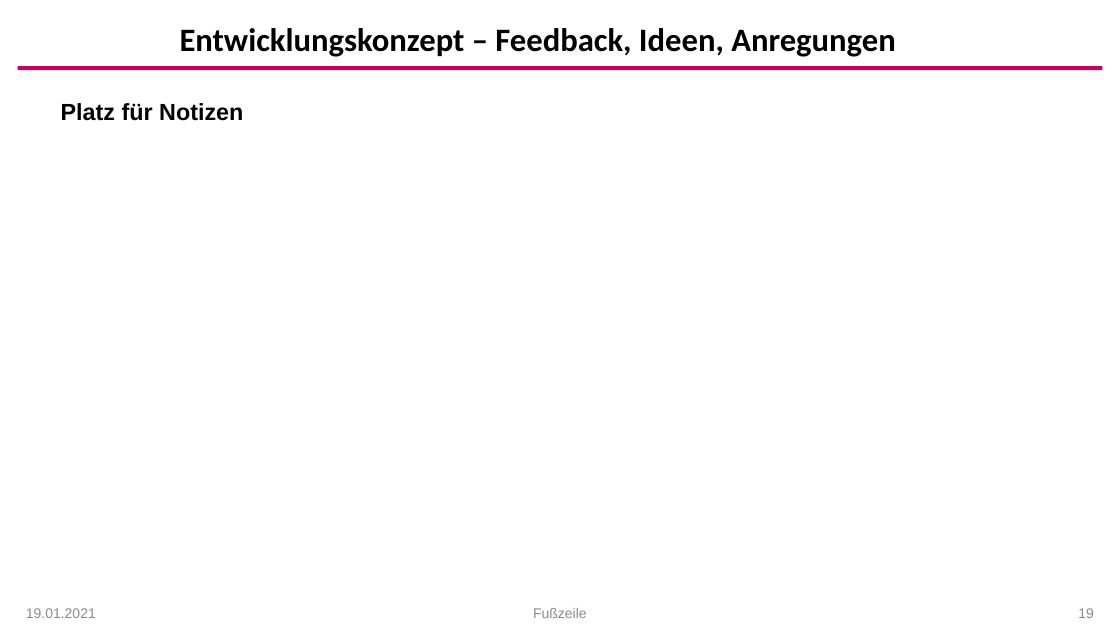
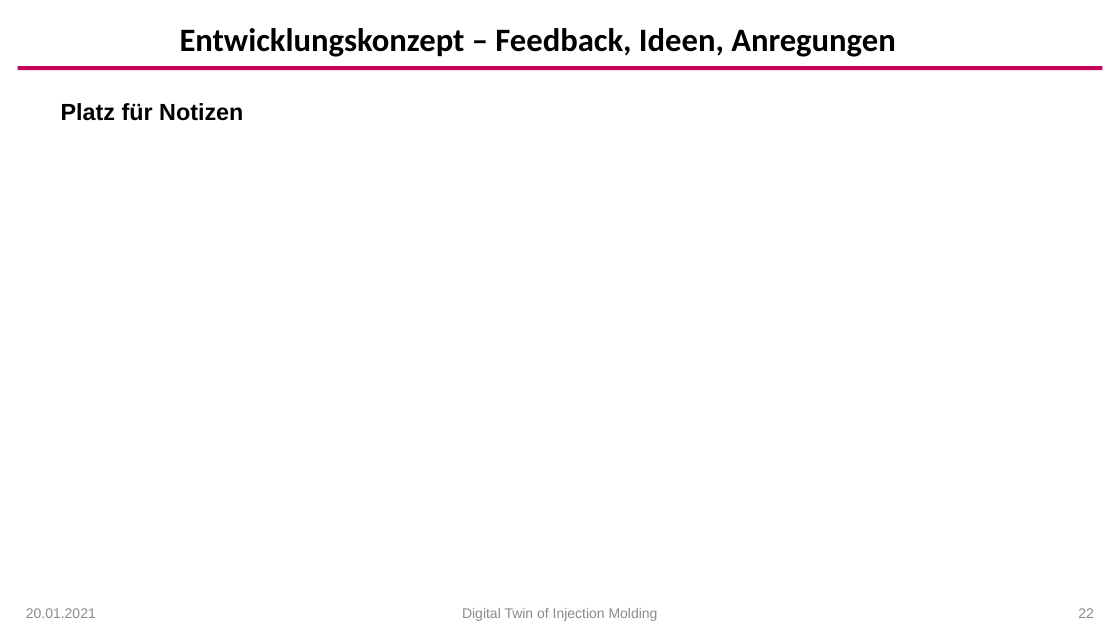
Before and after one commit to arehmer/DigitalTwinInjectionMoulding, a slide deck: slide 22 of Präsentationen/Kick-Off.pptx (slide 19 before the commit). Drawn at 1120x630 pixels with LibreOffice and Linux fonts; fonts in the diff are those of the drawing; background and template pictures are left out. Boxes give left, top, right and bottom in pixels: in the first picture for what was removed or moved away, otherwise in the second. Text is boxed around its words. In the diff, an @@ line names an element or a change of style, - is before the commit and + after.

```diff
--- a/Präsentationen/Kick-Off.pptx
+++ b/Präsentationen/Kick-Off.pptx
@@ text at [26, 608, 96, 618]: text changed @@
-19.01.2021
+20.01.2021
@@ text at [462, 608, 658, 621]: text changed @@
-Fußzeile
+Digital Twin of Injection Molding
@@ page number at [1078, 608, 1094, 618]: text changed @@
-19
+22
```
Also in this commit, not shown: 19 other slides changed, 3 slides added.
